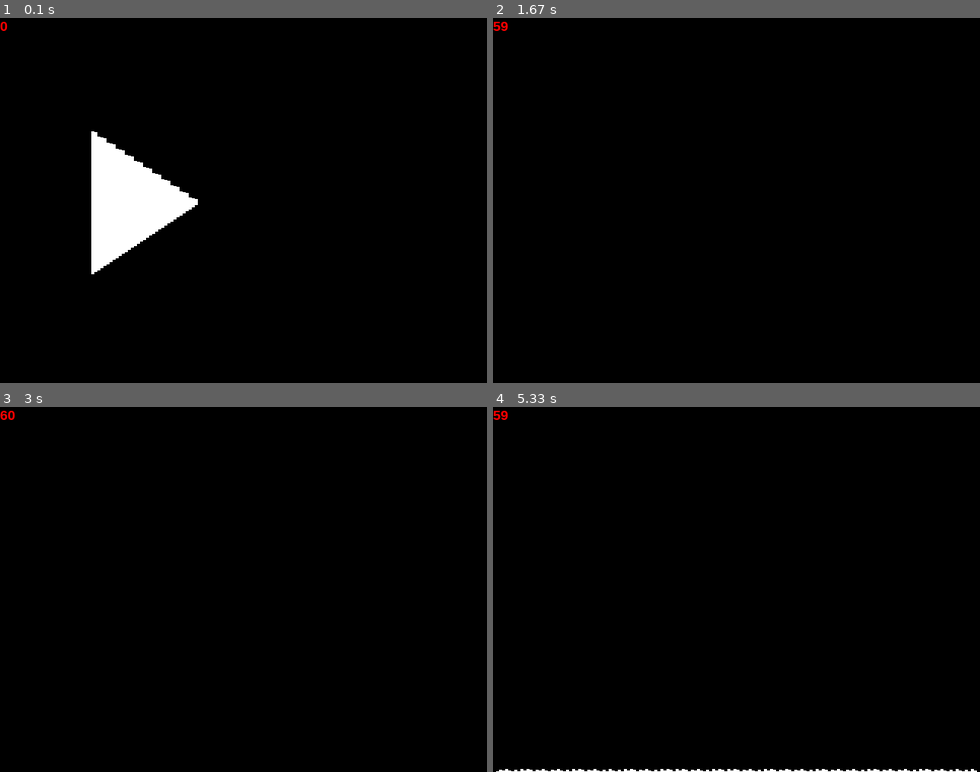
Above: before the commit, frames 1-4 (two rows, left to right).
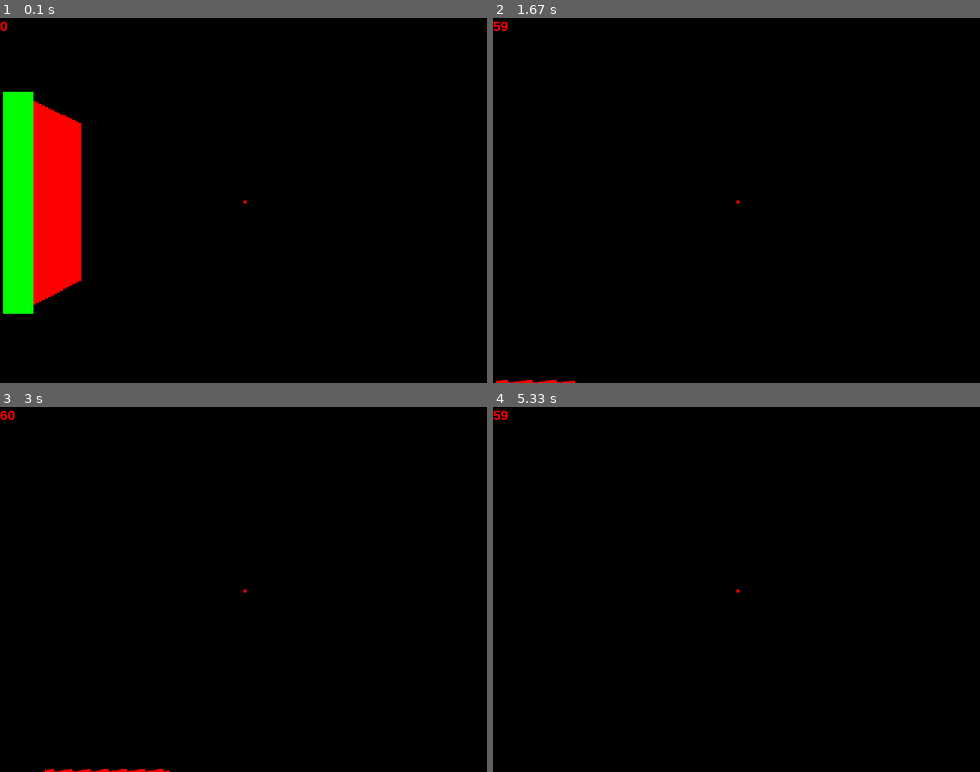
Above: after the commit, the same moments.

Repository: ArtonLong/pygame
Game: pygame game, started from raycast_v2/main.py
Same seed, same stepped clock (60 frames per second), same inputs: the game is played once before the commit and once after it.
Inputs:
- Up to frame 1 (0.1 s): no input
- Up to frame 2 (1.67 s): hold A 0.33-0.8 s; hold Right 0.33-0.8 s; hold Right 0.83-1.3 s; tap Space at 0.9, 1.2, 1.4 s; hold Up 1.33-1.63 s
- Up to frame 3 (3 s): hold Right 1.67-2.13 s; tap Space at 1.73, 2.03, 2.23, 2.53, 2.8 s; hold Left 2.17-2.7 s; hold Down from 2.73 s (still down)
- Up to frame 4 (5.33 s): release Down at 3.03 s; tap W at 3.07 s; hold Left 3.4-3.8 s; tap Space at 3.47, 3.77, 4.63, 4.93 s; tap Ctrl at 3.55, 4.72 s; tap D at 4.23 s; hold Right 4.57-5.2 s

The runs differ from the first frame. In frame 1, 13% of the frame differs, in the area x 0-51%, y 20-82%; in frame 2, less than 0.1%; in frame 3, 0.1%; in frame 4, 0.5%.

Commit message:
either pygame problem and/or my problem

Diff:
--- a/raycast_v2/main.py
+++ b/raycast_v2/main.py
@@ -51,6 +51,18 @@
             a -= 360
         return a
 
+class Wall:
+    def __init__(self, x1, x2, y1, y2, c):
+        self.x1, self.x2 = x1, x2
+        self.y1, self.y2= y1, y2
+        self.c = c
+
+class Sector:
+    def __init__(self, ws, we, z1, z2):
+        self.ws, self.we = ws, we
+        self.z1, self.z2 = z1, z2
+        self.d = 0
+
 class App:
     def __init__(self):
         pygame.init()
@@ -60,6 +72,9 @@
 
         self.player = Player(70, -110, 20, 0, 0)
 
+        self.sectors = [Sector(0, 4, 0, 40)]
+        self.walls = [Wall(0,0,32,0,1), Wall(32,0,32,32,2), Wall(32,32,0,32,1), Wall(0,32,0,0,2)]
+
         self.cos = [0]*360
         self.sin = [0]*360
 
@@ -67,7 +82,20 @@
             self.cos[i] = math.cos(i/180*math.pi)
             self.sin[i] = math.sin(i/180*math.pi)
 
-    def draw_wall(self, x1, x2, b1, b2, t1, t2):
+    def dist(self, x1, x2, y1, y2):
+        return math.sqrt((x2-x1)*(x2-x1)+(y2-y1)*(y2-y1))
+
+    def clip_behind_player(self, x1, y1, z1, x2, y2, z2):
+        d = y1 - y2
+        if d == 0: d = 1
+        s = y1 / d
+        x1 = x1 + s * (x2 - x1)
+        y1 = y1 + s * (y2 - y1)
+        if y1 == 0: y1 = 0
+        z1 = z1 + s * (z2 - z1)
+        return x1, y1, z1
+
+    def draw_wall(self, x1, x2, b1, b2, t1, t2, c):
         dyb = b2 - b1
         dyt = t2 - t1
         dx = x2 - x1
@@ -92,7 +120,7 @@
                 if y1 > HEIGHT-1: y1 = HEIGHT-1
                 if y2 > HEIGHT-1: y2 = HEIGHT-1
 
-                self.draw_pixel(x,y,0)
+                self.draw_pixel(x,y,c)
                 y+=1
             x+=1
 
@@ -103,41 +131,57 @@
         cos, sin = self.cos[self.player.a], self.sin[self.player.a]
 
         #offsetting the position of the wall point 1 at 40, 10. by the player
-        x1 = 40 - self.player.x
-        y1 = 10 - self.player.y
-        x2 = 40 - self.player.x
-        y2 = 290 - self.player.y
-
-        wx[0] = x1*cos-y1*sin
-        wx[1] = x2*cos-y2*sin
-        wx[2] = wx[0]
-        wx[3] = wx[1]
-
-        wy[0] = y1*cos+x1*sin
-        wy[1] = y2*cos+x2*sin
-        wy[2] = wy[0]
-        wy[3] = wy[1]
-
-        wz[0] = 0-self.player.z + ((self.player.l*wy[0])/32)
-        wz[1] = 0-self.player.z + ((self.player.l*wy[1])/32)
-        wz[2] = wz[0] + 40
-        wz[3] = wz[1] + 40
-
-
-        #screen pos
-        wx[0] = wx[0]*200/wy[0]+W2
-        wy[0] = wz[0]*200/wy[0]+H2
-        wx[1] = wx[1]*200/wy[1]+W2
-        wy[1] = wz[1]*200/wy[1]+H2
-        wx[2] = wx[2]*200/wy[2]+W2
-        wy[2] = wz[2]*200/wy[2]+H2
-        wx[3] = wx[3]*200/wy[3]+W2
-        wy[3] = wz[3]*200/wy[3]+H2
-
-        # self.draw_pixel(wx[0], wy[0], 0)
-        # self.draw_pixel(wx[1], wy[1], 0)
-
-        self.draw_wall(wx[0], wx[1], wy[0], wy[1], wy[2], wy[3])
+        for s in self.sectors:
+            s.d = 0
+            for i in range(s.ws, s.we):
+                w = self.walls[i]
+
+                x1 = w.x1 - self.player.x
+                y1 = w.y1 - self.player.y
+                x2 = w.x2 - self.player.x
+                y2 = w.y2 - self.player.y
+
+                wx[0] = x1*cos-y1*sin
+                wx[1] = x2*cos-y2*sin
+                wx[2] = wx[0]
+                wx[3] = wx[1]
+
+                wy[0] = y1*cos+x1*sin
+                wy[1] = y2*cos+x2*sin
+                wy[2] = wy[0]
+                wy[3] = wy[1]
+
+                s.d += self.dist(0, 0, (wx[0]+wx[1])/2, (wy[0]+wy[1])/2)
+
+                wz[0] = s.z1-self.player.z + ((self.player.l*wy[0])/32)
+                wz[1] = s.z1-self.player.z + ((self.player.l*wy[1])/32)
+                wz[2] = wz[0] + s.z2
+                wz[3] = wz[1] + s.z2
+                if wy[0] < 1 and wy[1] < 1: continue
+
+                if wy[0] < 1:
+                    wx[0], wy[0], wz[0] = self.clip_behind_player(wx[0], wy[0], wz[0], wx[1], wy[1], wz[1],)
+                    wx[2], wy[2], wz[2] = self.clip_behind_player(wx[2], wy[2], wz[2], wx[3], wy[3], wz[3],)
+
+                if wy[1] < 1:
+                    wx[1], wy[1], wz[1] = self.clip_behind_player(wx[1], wy[1], wz[1], wx[0], wy[0], wz[0],)
+                    wx[3], wy[3], wz[3] = self.clip_behind_player(wx[3], wy[3], wz[3], wx[2], wy[2], wz[2],)
+
+                #screen pos
+                wx[0] = wx[0]*200/wy[0]+W2
+                wy[0] = wz[0]*200/wy[0]+H2
+                wx[1] = wx[1]*200/wy[1]+W2
+                wy[1] = wz[1]*200/wy[1]+H2
+                wx[2] = wx[2]*200/wy[2]+W2
+                wy[2] = wz[2]*200/wy[2]+H2
+                wx[3] = wx[3]*200/wy[3]+W2
+                wy[3] = wz[3]*200/wy[3]+H2
+
+                # self.draw_pixel(wx[0], wy[0], 0)
+                # self.draw_pixel(wx[1], wy[1], 0)
+
+                self.draw_wall(wx[0], wx[1], wy[0], wy[1], wy[2], wy[3], w.c)
+            s.d /= (s.we-s.ws)
 
     def draw_pixel(self, x, y, c):
         if c == 0: color = (255,255,255)
@@ -172,7 +216,7 @@
 
             self.player.move_player(self.cos, self.sin)
             self.draw_3d()
-            self.draw_pixel(0, 0, 1)
+            self.draw_pixel(W2, H2, 1)
 
             self.fps_counter(clock)
             pygame.display.update()
--- a/raycast_v2/settings.py
+++ b/raycast_v2/settings.py
@@ -8,3 +8,6 @@
 H2 = HEIGHT/2
 PIXEL_SCALE = 4/RESULUTION
 SIZE = (WIDTH*PIXEL_SCALE, HEIGHT*PIXEL_SCALE)
+
+# NUM_SECTORS = 4
+# NUM_WALLS = 16
